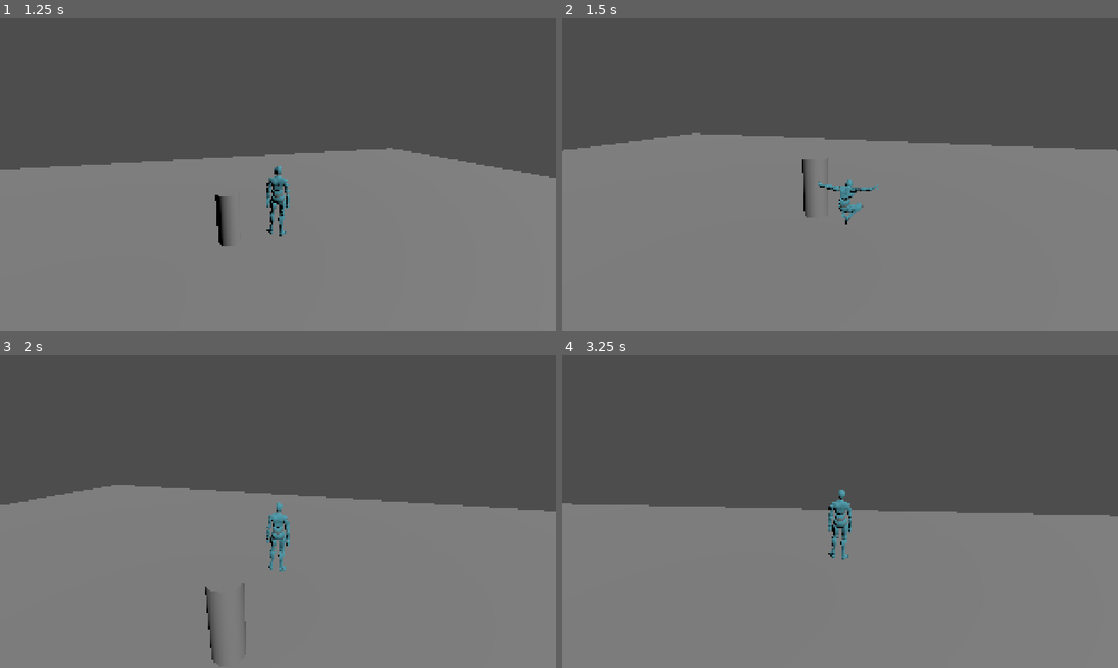
Above: before the commit, frames 1-4 (two rows, left to right).
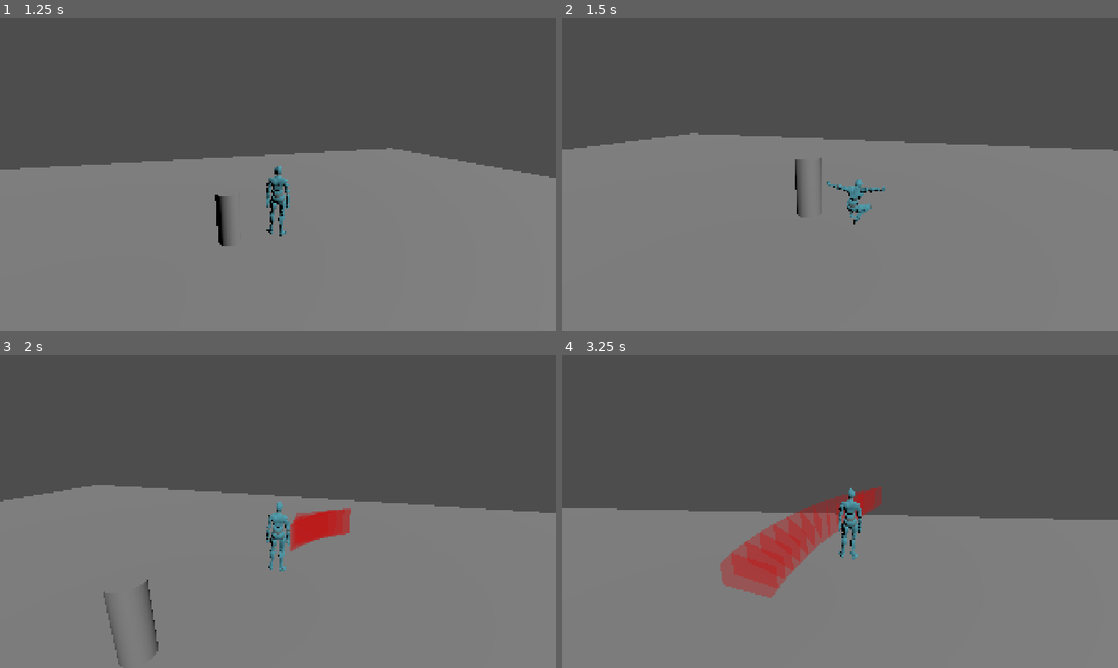
Above: after the commit, the same moments.

Repository: shroomiemies/GodscarCombatLab
Game: Godot game, scene res://scenes/tests/TestArena_Main.tscn
The game is run twice, just before and just after one commit, with the same random seed, the same clock (stepped at 60 frames per second) and the same inputs.
Inputs (mouse positions are in pixels of both pictures, inside the frame that each line leads up to):
- Up to frame 1 (1.25 s): tap Enter at 0.5 s; move the mouse to (305, 174) at 0.52 s; hold W (move_forward) from 0.53 s (still down); hold Middle mouse button (attack_offhand) from 0.53 s (still down); tap Space (jump) at 0.77 s
- Up to frame 2 (1.5 s): keep holding W (move_forward); move the mouse to (812, 174) at 1.27 s; release Middle mouse button (attack_offhand) at 1.28 s; click (812, 174) at 1.35 s
- Up to frame 3 (2 s): keep holding W (move_forward); tap Space (jump) at 1.52 s; tap Middle mouse button (attack_offhand) at 1.55 s
- Up to frame 4 (3.25 s): keep holding W (move_forward); move the mouse to (851, 505) at 2.02 s; hold Middle mouse button (attack_offhand) 2.03-2.78 s; move the mouse to (834, 517) at 2.77 s; tap Tab (lock_on) at 2.85 s; tap Space (jump) at 3.02 s; tap Middle mouse button (attack_offhand) at 3.05 s

Frame 1 is identical in both runs. In frame 2, 1.0% of the frame differs, in the area x 0-100%, y 36-66%; in frame 3, 2.3%; in frame 4, 5.5%, in the area x 0-100%, y 42-78%.

Commit message:
Combo framework, Add intent-based combo buffering and charged strong attack

Diff:
--- a/combat/attacks/sword/sword_basic_01.tres
+++ b/combat/attacks/sword/sword_basic_01.tres
@@ -2,6 +2,8 @@
 
 [ext_resource type="Script" uid="uid://c42vo4ptgbva7" path="res://scripts/combat/data/AttackData.gd" id="1_dcgc0"]
 [ext_resource type="Script" uid="uid://2capoepq10aa" path="res://scripts/combat/data/HitVolumeData.gd" id="1_e3ngp"]
+[ext_resource type="Resource" uid="uid://dhq1yabdmphm7" path="res://combat/attacks/sword/sword_basic_02.tres" id="1_y6mbx"]
+[ext_resource type="Resource" uid="uid://b2anemgpc6pfd" path="res://combat/attacks/sword/sword_strong_01.tres" id="4_0dy61"]
 [ext_resource type="Script" uid="uid://d18uxhhjg74nc" path="res://scripts/combat/data/WeaponTraceData.gd" id="4_y6mbx"]
 [ext_resource type="Resource" uid="uid://prp5642h544" path="res://combat/weapon_traces/sword/sword_basic_01_trace.tres" id="5_0dy61"]
 
@@ -14,4 +16,9 @@
 displacement_start_time = 0.18
 displacement_end_time = 0.5
 weapon_traces = Array[ExtResource("4_y6mbx")]([ExtResource("5_0dy61")])
+basic_followup = ExtResource("1_y6mbx")
+strong_followup = ExtResource("4_0dy61")
+combo_input_close_time = 0.68
+combo_chain_time = 0.6
+strong_combo_chain_time = 0.38
 metadata/_custom_type_script = "uid://c42vo4ptgbva7"
--- /dev/null
+++ b/combat/attacks/sword/sword_basic_02.tres
@@ -0,0 +1,23 @@
+[gd_resource type="Resource" script_class="AttackData" format=3 uid="uid://dhq1yabdmphm7"]
+
+[ext_resource type="Resource" uid="uid://c2sis5luax4w6" path="res://combat/attacks/sword/sword_basic_03.tres" id="1_1qm8c"]
+[ext_resource type="Script" uid="uid://2capoepq10aa" path="res://scripts/combat/data/HitVolumeData.gd" id="1_pwb13"]
+[ext_resource type="Script" uid="uid://c42vo4ptgbva7" path="res://scripts/combat/data/AttackData.gd" id="2_1qm8c"]
+[ext_resource type="Script" uid="uid://d18uxhhjg74nc" path="res://scripts/combat/data/WeaponTraceData.gd" id="3_ak8s3"]
+[ext_resource type="Resource" uid="uid://by7d133afisf4" path="res://combat/attacks/sword/sword_strong_02.tres" id="4_ak8s3"]
+[ext_resource type="Resource" uid="uid://c66ooqwnwv305" path="res://combat/weapon_traces/sword/sword_basic_02_trace.tres" id="4_pwb13"]
+
+[resource]
+script = ExtResource("2_1qm8c")
+attack_id = &"sword_basic_02"
+active_duration = 0.5
+recovery_duration = 0.3
+movement_lock_strength = 0.8
+displacement_start_time = 0.18
+displacement_end_time = 0.5
+weapon_traces = Array[ExtResource("3_ak8s3")]([ExtResource("4_pwb13")])
+basic_followup = ExtResource("1_1qm8c")
+strong_followup = ExtResource("4_ak8s3")
+combo_input_close_time = 0.68
+combo_chain_time = 0.6
+metadata/_custom_type_script = "uid://c42vo4ptgbva7"
--- /dev/null
+++ b/combat/attacks/sword/sword_basic_03.tres
@@ -0,0 +1,19 @@
+[gd_resource type="Resource" script_class="AttackData" format=3 uid="uid://c2sis5luax4w6"]
+
+[ext_resource type="Script" uid="uid://2capoepq10aa" path="res://scripts/combat/data/HitVolumeData.gd" id="1_ot1id"]
+[ext_resource type="Script" uid="uid://c42vo4ptgbva7" path="res://scripts/combat/data/AttackData.gd" id="2_eimcr"]
+[ext_resource type="Script" uid="uid://d18uxhhjg74nc" path="res://scripts/combat/data/WeaponTraceData.gd" id="3_g67kx"]
+[ext_resource type="Resource" uid="uid://dmm78kyqqam6v" path="res://combat/weapon_traces/sword/sword_basic_03_trace.tres" id="4_ot1id"]
+
+[resource]
+script = ExtResource("2_eimcr")
+attack_id = &"sword_basic_03"
+active_duration = 0.5
+recovery_duration = 0.3
+movement_lock_strength = 0.8
+displacement_start_time = 0.18
+displacement_end_time = 0.5
+weapon_traces = Array[ExtResource("3_g67kx")]([ExtResource("4_ot1id")])
+combo_input_close_time = 0.68
+combo_chain_time = 0.6
+metadata/_custom_type_script = "uid://c42vo4ptgbva7"
--- /dev/null
+++ b/combat/attacks/sword/sword_strong_01.tres
@@ -0,0 +1,23 @@
+[gd_resource type="Resource" script_class="AttackData" format=3 uid="uid://b2anemgpc6pfd"]
+
+[ext_resource type="Script" uid="uid://2capoepq10aa" path="res://scripts/combat/data/HitVolumeData.gd" id="2_vlt0a"]
+[ext_resource type="Script" uid="uid://c42vo4ptgbva7" path="res://scripts/combat/data/AttackData.gd" id="3_che34"]
+[ext_resource type="Script" uid="uid://d18uxhhjg74nc" path="res://scripts/combat/data/WeaponTraceData.gd" id="4_tgnmd"]
+[ext_resource type="Resource" uid="uid://bbwvk11q4nq6m" path="res://combat/weapon_traces/sword/sword_strong_01_trace.tres" id="5_a5a5s"]
+
+[resource]
+script = ExtResource("3_che34")
+attack_id = &"sword_strong_01"
+startup_duration = 0.1
+active_duration = 0.2
+recovery_duration = 0.55
+movement_lock_strength = 0.95
+local_displacement = Vector3(1.8, 0, -0.1)
+displacement_start_time = 0.12
+displacement_end_time = 0.42
+weapon_traces = Array[ExtResource("4_tgnmd")]([ExtResource("5_a5a5s")])
+combo_input_close_time = 0.68
+combo_chain_time = 0.6
+can_charge = true
+min_charge_time = 0.1
+metadata/_custom_type_script = "uid://c42vo4ptgbva7"
--- /dev/null
+++ b/combat/attacks/sword/sword_strong_02.tres
@@ -0,0 +1,23 @@
+[gd_resource type="Resource" script_class="AttackData" format=3 uid="uid://by7d133afisf4"]
+
+[ext_resource type="Script" uid="uid://2capoepq10aa" path="res://scripts/combat/data/HitVolumeData.gd" id="2_yds81"]
+[ext_resource type="Script" uid="uid://c42vo4ptgbva7" path="res://scripts/combat/data/AttackData.gd" id="3_48ff1"]
+[ext_resource type="Resource" uid="uid://dc8s7511w2ygx" path="res://combat/weapon_traces/sword/sword_strong_02_trace.tres" id="4_5xfh3"]
+[ext_resource type="Script" uid="uid://d18uxhhjg74nc" path="res://scripts/combat/data/WeaponTraceData.gd" id="4_olj0q"]
+
+[resource]
+script = ExtResource("3_48ff1")
+attack_id = &"sword_strong_02"
+startup_duration = 0.1
+active_duration = 0.2
+recovery_duration = 0.55
+movement_lock_strength = 0.95
+local_displacement = Vector3(-1.8, 0, -0.1)
+displacement_start_time = 0.12
+displacement_end_time = 0.42
+weapon_traces = Array[ExtResource("4_olj0q")]([ExtResource("4_5xfh3")])
+combo_input_close_time = 0.68
+combo_chain_time = 0.6
+can_charge = true
+min_charge_time = 0.1
+metadata/_custom_type_script = "uid://c42vo4ptgbva7"
--- a/combat/weapon_traces/sword/sword_basic_01_trace.tres
+++ b/combat/weapon_traces/sword/sword_basic_01_trace.tres
@@ -4,4 +4,5 @@
 
 [resource]
 script = ExtResource("1_x6spg")
+start_angle_degrees = 70.0
 metadata/_custom_type_script = "uid://d18uxhhjg74nc"
--- /dev/null
+++ b/combat/weapon_traces/sword/sword_basic_02_trace.tres
@@ -0,0 +1,9 @@
+[gd_resource type="Resource" script_class="WeaponTraceData" format=3 uid="uid://c66ooqwnwv305"]
+
+[ext_resource type="Script" uid="uid://d18uxhhjg74nc" path="res://scripts/combat/data/WeaponTraceData.gd" id="1_cvctp"]
+
+[resource]
+script = ExtResource("1_cvctp")
+start_angle_degrees = -70.0
+end_angle_degrees = 55.0
+metadata/_custom_type_script = "uid://d18uxhhjg74nc"
--- /dev/null
+++ b/combat/weapon_traces/sword/sword_basic_03_trace.tres
@@ -0,0 +1,11 @@
+[gd_resource type="Resource" script_class="WeaponTraceData" format=3 uid="uid://dmm78kyqqam6v"]
+
+[ext_resource type="Script" uid="uid://d18uxhhjg74nc" path="res://scripts/combat/data/WeaponTraceData.gd" id="1_c7250"]
+
+[resource]
+script = ExtResource("1_c7250")
+height = 1.25
+vertical_thickness = 0.55
+start_angle_degrees = 80.0
+end_angle_degrees = -20.0
+metadata/_custom_type_script = "uid://d18uxhhjg74nc"
--- /dev/null
+++ b/combat/weapon_traces/sword/sword_strong_01_trace.tres
@@ -0,0 +1,16 @@
+[gd_resource type="Resource" script_class="WeaponTraceData" format=3 uid="uid://bbwvk11q4nq6m"]
+
+[ext_resource type="Script" uid="uid://d18uxhhjg74nc" path="res://scripts/combat/data/WeaponTraceData.gd" id="1_4ihm3"]
+
+[resource]
+script = ExtResource("1_4ihm3")
+start_time = 0.24
+end_time = 0.52
+sample_count = 8
+outer_radius = 1.55
+height = 1.15
+vertical_thickness = 0.5
+start_angle_degrees = -70.0
+end_angle_degrees = 70.0
+debug_linger_time = 0.25
+metadata/_custom_type_script = "uid://d18uxhhjg74nc"
--- /dev/null
+++ b/combat/weapon_traces/sword/sword_strong_02_trace.tres
@@ -0,0 +1,16 @@
+[gd_resource type="Resource" script_class="WeaponTraceData" format=3 uid="uid://dc8s7511w2ygx"]
+
+[ext_resource type="Script" uid="uid://d18uxhhjg74nc" path="res://scripts/combat/data/WeaponTraceData.gd" id="1_b6een"]
+
+[resource]
+script = ExtResource("1_b6een")
+start_time = 0.24
+end_time = 0.52
+sample_count = 8
+outer_radius = 1.55
+height = 1.15
+vertical_thickness = 0.5
+start_angle_degrees = 70.0
+end_angle_degrees = -70.0
+debug_linger_time = 0.25
+metadata/_custom_type_script = "uid://d18uxhhjg74nc"
--- a/scenes/actors/player/Player.tscn
+++ b/scenes/actors/player/Player.tscn
@@ -40,6 +40,7 @@
 [ext_resource type="AnimationLibrary" uid="uid://bvfgx1r640epp" path="res://art/characters/player_placeholder/mixamo_blue_male/animations/Walking.fbx" id="37_w8b8q"]
 [ext_resource type="AnimationLibrary" uid="uid://boucd0f2awvio" path="res://art/characters/player_placeholder/mixamo_blue_male/animations/Walking Backwards.fbx" id="38_byteq"]
 [ext_resource type="Resource" uid="uid://t6o74g0evcwl" path="res://combat/attacks/sword/sword_basic_01.tres" id="38_r01j6"]
+[ext_resource type="Resource" uid="uid://b2anemgpc6pfd" path="res://combat/attacks/sword/sword_strong_01.tres" id="41_2xlsc"]
 
 [sub_resource type="CapsuleShape3D" id="CapsuleShape3D_lxwhc"]
 radius = 0.35
@@ -557,6 +558,7 @@
 script = ExtResource("37_sbx71")
 default_attack = ExtResource("38_r01j6")
 hitbox_emitter = NodePath("../CombatRoot/HitboxEmitter")
+default_strong_attack = ExtResource("41_2xlsc")
 
 [editable path="VisualRoot/PlayerVisual"]
 [editable path="VisualRoot/PlayerVisual/CharacterModel"]
--- a/scripts/actor/Player.gd
+++ b/scripts/actor/Player.gd
@@ -74,6 +74,12 @@
 	if event.is_action_pressed("attack_main"):
 		_try_main_attack()
 
+	if event.is_action_pressed("attack_offhand"):
+		_begin_strong_attack()
+
+	if event.is_action_released("attack_offhand"):
+		_release_strong_attack()
+
 func _physics_process(delta: float) -> void:
 	was_on_floor = is_on_floor()
 
@@ -318,7 +324,13 @@
 	if combat_controller == null:
 		return
 
-	combat_controller.try_start_default_attack()
+	combat_controller.receive_basic_input()
+
+func _try_strong_attack() -> void:
+	if combat_controller == null:
+		return
+
+	combat_controller.receive_strong_input()
 
 func _get_horizontal_velocity() -> Vector3:
 	return Vector3(velocity.x, 0.0, velocity.z)
@@ -387,3 +399,15 @@
 
 	locomotion_velocity.x = velocity.x
 	locomotion_velocity.z = velocity.z
+
+func _begin_strong_attack() -> void:
+	if combat_controller == null:
+		return
+
+	combat_controller.begin_strong_input()
+
+func _release_strong_attack() -> void:
+	if combat_controller == null:
+		return
+
+	combat_controller.release_strong_input()
--- a/scripts/combat/CombatController.gd
+++ b/scripts/combat/CombatController.gd
@@ -8,6 +8,12 @@
 	RECOVERY,
 }
 
+enum BufferedComboInput {
+	NONE,
+	BASIC,
+	STRONG,
+}
+
 signal attack_started(attack_data: AttackData)
 signal attack_phase_changed(new_state: CombatState)
 signal attack_finished()
@@ -15,24 +21,36 @@
 
 @export var default_attack: AttackData
 @export var hitbox_emitter: HitboxEmitter
+@export var default_strong_attack: AttackData
 
 var combat_state: CombatState = CombatState.IDLE
 var current_attack: AttackData
 var attack_time: float = 0.0
 var attack_motion_velocity: Vector3 = Vector3.ZERO
+var buffered_combo_input: BufferedComboInput = BufferedComboInput.NONE
+var has_chained_this_attack: bool = false
+var strong_input_held: bool = false
+var strong_release_requested: bool = false
+var strong_charge_time: float = 0.0
+var stored_strong_charge_time: float = 0.0
+var current_attack_charge_fraction: float = 0.0
 
 func _ready() -> void:
 	if hitbox_emitter != null:
 		hitbox_emitter.hurtbox_hit.connect(_on_hurtbox_hit)
 
 func _physics_process(delta: float) -> void:
+	_update_strong_charge(delta)
+
 	attack_motion_velocity = Vector3.ZERO
 
 	if combat_state == CombatState.IDLE:
+		_clear_hitboxes()
 		return
 
 	attack_time += delta
 	_update_attack_phase()
+	_try_chain_buffered_combo()
 	_update_attack_motion_velocity(delta)
 	_update_hitboxes()
 
@@ -47,24 +65,40 @@
 	return try_start_attack(default_attack)
 
 func try_start_attack(attack_data: AttackData) -> bool:
+	return try_start_attack_with_charge(attack_data, 0.0)
+
+func try_start_attack_with_charge(attack_data: AttackData, charge_fraction: float) -> bool:
 	if attack_data == null:
 		return false
 
 	if not can_start_attack():
 		return false
 
+	_start_attack_internal(attack_data, charge_fraction)
+	return true
+
+func _start_attack_internal(attack_data: AttackData, charge_fraction: float) -> void:
 	current_attack = attack_data
 	attack_time = 0.0
 	combat_state = CombatState.STARTUP
+	buffered_combo_input = BufferedComboInput.NONE
+	has_chained_this_attack = false
+	current_attack_charge_fraction = clamp(charge_fraction, 0.0, 1.0)
+	strong_release_requested = false
 
 	if hitbox_emitter != null:
 		hitbox_emitter.begin_attack_trace()
 
-	print("Attack started: ", current_attack.attack_id)
+	print(
+		"Attack started: ",
+		current_attack.attack_id,
+		" charge ",
+		str(roundi(current_attack_charge_fraction * 100.0)),
+		"%"
+	)
+
 	attack_started.emit(current_attack)
 	attack_phase_changed.emit(combat_state)
-
-	return true
 
 func _update_attack_phase() -> void:
 	if current_attack == null:
@@ -76,6 +110,21 @@
 	var recovery_end := active_end + current_attack.recovery_duration
 
 	if attack_time >= recovery_end:
+		if _is_waiting_for_strong_release():
+			_set_combat_state(CombatState.RECOVERY)
+
+			var timeout_time := _get_strong_hold_timeout_time()
+
+			if (
+				current_attack.strong_combo_auto_release_on_timeout
+				and attack_time >= timeout_time
+			):
+				stored_strong_charge_time = max(stored_strong_charge_time, strong_charge_time)
+				strong_input_held = false
+				strong_release_requested = true
+
+			return
+
 		_finish_attack()
 		return
 
@@ -174,7 +223,7 @@
 	if hitbox_emitter == null:
 		return
 
-	hitbox_emitter.show_attack_debug(current_attack, attack_time)
+	hitbox_emitter.show_attack_debug(current_attack,attack_time,current_attack_charge_fraction)
 
 func _clear_hitboxes() -> void:
 	if hitbox_emitter == null:
@@ -185,3 +234,230 @@
 func _on_hurtbox_hit(hit_result: HitResult) -> void:
 	print("CombatController received hit on: ", hit_result.actor.name)
 	attack_hit.emit(hit_result)
+
+func receive_basic_input() -> void:
+	if combat_state == CombatState.IDLE:
+		try_start_default_attack()
+		return
+
+	_try_buffer_combo_input(BufferedComboInput.BASIC)
+	_try_chain_buffered_combo()
+
+func _try_chain_buffered_combo() -> void:
+	if current_attack == null:
+		return
+
+	if has_chained_this_attack:
+		return
+
+	if not _has_buffered_combo_input():
+		return
+
+	var input_to_chain := buffered_combo_input
+	var required_chain_time := _get_chain_time_for_input(input_to_chain)
+
+	if attack_time < required_chain_time:
+		return
+
+	var followup := _get_followup_for_input(input_to_chain)
+
+	if followup == null:
+		buffered_combo_input = BufferedComboInput.NONE
+		return
+
+	if followup == current_attack and not current_attack.allow_self_chain:
+		buffered_combo_input = BufferedComboInput.NONE
+		return
+
+	if input_to_chain == BufferedComboInput.STRONG:
+		if not strong_release_requested:
+			if strong_input_held:
+				var timeout_time := _get_strong_hold_timeout_time()
+
+				if (
+					current_attack.strong_combo_auto_release_on_timeout
+					and attack_time >= timeout_time
+				):
+					stored_strong_charge_time = max(stored_strong_charge_time, strong_charge_time)
+					strong_input_held = false
+					strong_release_requested = true
+				else:
+					return
+			else:
+				return
+
+	var charge_fraction := 0.0
+
+	if input_to_chain == BufferedComboInput.STRONG:
+		charge_fraction = _get_buffered_strong_charge_fraction(followup)
+
+	has_chained_this_attack = true
+
+	print(
+		"Combo chain: ",
+		current_attack.attack_id,
+		" -> ",
+		followup.attack_id,
+		" charge ",
+		str(roundi(charge_fraction * 100.0)),
+		"%"
+	)
+
+	_start_chained_attack(followup, charge_fraction)
+
+	if input_to_chain == BufferedComboInput.STRONG:
+		_clear_strong_charge_state()
+
+func _try_buffer_combo_input(combo_input: BufferedComboInput) -> void:
+	if current_attack == null:
+		return
+
+	if not _is_combo_input_window_open():
+		return
+
+	var followup := _get_followup_for_input(combo_input)
+
+	if followup == null:
+		return
+
+	buffered_combo_input = combo_input
+
+	print("Buffered combo input: ", BufferedComboInput.keys()[combo_input])
+
+func _is_combo_input_window_open() -> bool:
+	#placeholder
+	return current_attack != null
+
+func _get_followup_for_input(combo_input: BufferedComboInput) -> AttackData:
+	if current_attack == null:
+		return null
+
+	match combo_input:
+		BufferedComboInput.BASIC:
+			return current_attack.basic_followup
+		BufferedComboInput.STRONG:
+			return current_attack.strong_followup
+		_:
+			return null
+
+func _has_buffered_combo_input() -> bool:
+	return buffered_combo_input != BufferedComboInput.NONE
+
+func _start_chained_attack(next_attack: AttackData, charge_fraction: float = 0.0) -> void:
+	_start_attack_internal(next_attack, charge_fraction)
+
+func _clear_stale_combo_buffer() -> void:
+	if current_attack == null:
+		buffered_combo_input = BufferedComboInput.NONE
+		return
+
+	if attack_time > current_attack.combo_input_close_time:
+		if buffered_combo_input != BufferedComboInput.NONE:
+			print("Combo buffer expired.")
+		buffered_combo_input = BufferedComboInput.NONE
+
+func _update_strong_charge(delta: float) -> void:
+	if not strong_input_held:
+		return
+
+	strong_charge_time += delta
+	stored_strong_charge_time = max(stored_strong_charge_time, strong_charge_time)
+
+func _get_chain_time_for_input(combo_input: BufferedComboInput) -> float:
+	if current_attack == null:
+		return 0.0
+
+	if combo_input == BufferedComboInput.STRONG:
+		if current_attack.strong_combo_chain_time >= 0.0:
+			return current_attack.strong_combo_chain_time
+
+	return current_attack.combo_chain_time
+
+func _get_charge_fraction_for_attack(attack_data: AttackData, charge_time: float) -> float:
+	if attack_data == null:
+		return 0.0
+
+	if not attack_data.can_charge:
+		return 0.0
+
+	if attack_data.max_charge_time <= 0.0:
+		return 0.0
+
+	if charge_time < attack_data.min_charge_time:
+		return 0.0
+
+	return clamp(charge_time / attack_data.max_charge_time, 0.0, 1.0)
+
+func _get_buffered_strong_charge_fraction(next_attack: AttackData) -> float:
+	var charge_time := stored_strong_charge_time
+
+	if strong_input_held:
+		charge_time = max(charge_time, strong_charge_time)
+
+	return _get_charge_fraction_for_attack(next_attack, charge_time)
+
+func begin_strong_input() -> void:
+	strong_input_held = true
+	strong_release_requested = false
+	strong_charge_time = 0.0
+	stored_strong_charge_time = 0.0
+
+	if combat_state != CombatState.IDLE:
+		_try_buffer_combo_input(BufferedComboInput.STRONG)
+
+func release_strong_input() -> void:
+	if not strong_input_held:
+		return
+
+	stored_strong_charge_time = max(stored_strong_charge_time, strong_charge_time)
+	strong_input_held = false
+
+	if combat_state == CombatState.IDLE:
+		if default_strong_attack == null:
+			_clear_strong_charge_state()
+			return
+
+		var charge_fraction := _get_charge_fraction_for_attack(
+			default_strong_attack,
+			stored_strong_charge_time
+		)
+
+		try_start_attack_with_charge(default_strong_attack, charge_fraction)
+		_clear_strong_charge_state()
+		return
+
+	if buffered_combo_input == BufferedComboInput.STRONG:
+		strong_release_requested = true
+		_try_chain_buffered_combo()
+	else:
+		_clear_strong_charge_state()
+
+func _clear_strong_charge_state() -> void:
+	strong_input_held = false
+	strong_release_requested = false
+	strong_charge_time = 0.0
+	stored_strong_charge_time = 0.0
+
+func _get_current_attack_end_time() -> float:
+	if current_attack == null:
+		return 0.0
+
+	return (
+		current_attack.startup_duration
+		+ current_attack.active_duration
+		+ current_attack.recovery_duration
+	)
+
+func _get_strong_hold_timeout_time() -> float:
+	if current_attack == null:
+		return 0.0
+
+	return _get_current_attack_end_time() + current_attack.strong_combo_max_hold_extension
+
+func _is_waiting_for_strong_release() -> bool:
+	return (
+		current_attack != null
+		and buffered_combo_input == BufferedComboInput.STRONG
+		and current_attack.strong_followup != null
+		and strong_input_held
+	)
--- a/scripts/combat/data/AttackData.gd
+++ b/scripts/combat/data/AttackData.gd
@@ -27,3 +27,20 @@
 
 @export_group("Weapon Traces")
 @export var weapon_traces: Array[WeaponTraceData] = []
+
+@export_group("Combo")
+@export var basic_followup: AttackData
+@export var strong_followup: AttackData
+@export var combo_input_open_time: float = 0.25
+@export var combo_input_close_time: float = 0.65
+@export var combo_chain_time: float = 0.65
+@export var allow_self_chain: bool = false
+@export var strong_combo_chain_time: float = -1.0  	#Use combo_chain_time unless this attack defines a special strong-chain time.
+@export var strong_combo_max_hold_extension: float = 1.0
+@export var strong_combo_auto_release_on_timeout: bool = true
+
+@export_group("Charge")
+@export var can_charge: bool = false
+@export var min_charge_time: float = 0.0
+@export var max_charge_time: float = 0.45
+@export var charge_power_bonus: float = 0.25
--- a/scripts/hit_detection/HitResult.gd
+++ b/scripts/hit_detection/HitResult.gd
@@ -6,3 +6,4 @@
 var attack_data: AttackData
 var hit_position: Vector3 = Vector3.ZERO
 var source: Node3D
+var charge_fraction: float = 0.0
--- a/scripts/hit_detection/HitboxEmitter.gd
+++ b/scripts/hit_detection/HitboxEmitter.gd
@@ -15,6 +15,7 @@
 var has_previous_trace_sample: bool = false
 var hit_actors_this_attack: Dictionary = {}
 var current_attack_data: AttackData
+var current_attack_charge_fraction: float = 0.0
 
 func _ready() -> void:
 	previous_global_transform = global_transform
@@ -23,6 +24,7 @@
 	clear_debug_hitboxes()
 	hit_actors_this_attack.clear()
 	current_attack_data = null
+	current_attack_charge_fraction = 0.0
 	previous_attack_time = 0.0
 	previous_global_transform = global_transform
 	has_previous_trace_sample = false
@@ -45,10 +47,15 @@
 	current_attack_data = null
 	has_previous_trace_sample = false
 
-func show_attack_debug(attack_data: AttackData, attack_time: float) -> void:
+func show_attack_debug(
+	attack_data: AttackData,
+	attack_time: float,
+	attack_charge_fraction: float = 0.0
+) -> void:
 	clear_debug_hitboxes()
 
 	current_attack_data = attack_data
+	current_attack_charge_fraction = attack_charge_fraction
 
 	if attack_data == null:
 		has_previous_trace_sample = false
@@ -219,6 +226,7 @@
 	hit_result.actor = hit_actor
 	hit_result.attack_data = current_attack_data
 	hit_result.source = source_actor
+	hit_result.charge_fraction = current_attack_charge_fraction
 	hit_result.hit_position = hurtbox.global_position
 
 	var attack_id: StringName = &"unknown_attack"
@@ -226,7 +234,8 @@
 	if current_attack_data != null:
 		attack_id = current_attack_data.attack_id
 
-	print("Hit: ", hit_actor.name, " with ", attack_id)
+	print("Hit: ",hit_actor.name," with ",attack_id," charge ",
+		str(roundi(current_attack_charge_fraction * 100.0)),"%")
 
 	hurtbox_hit.emit(hit_result)
 
